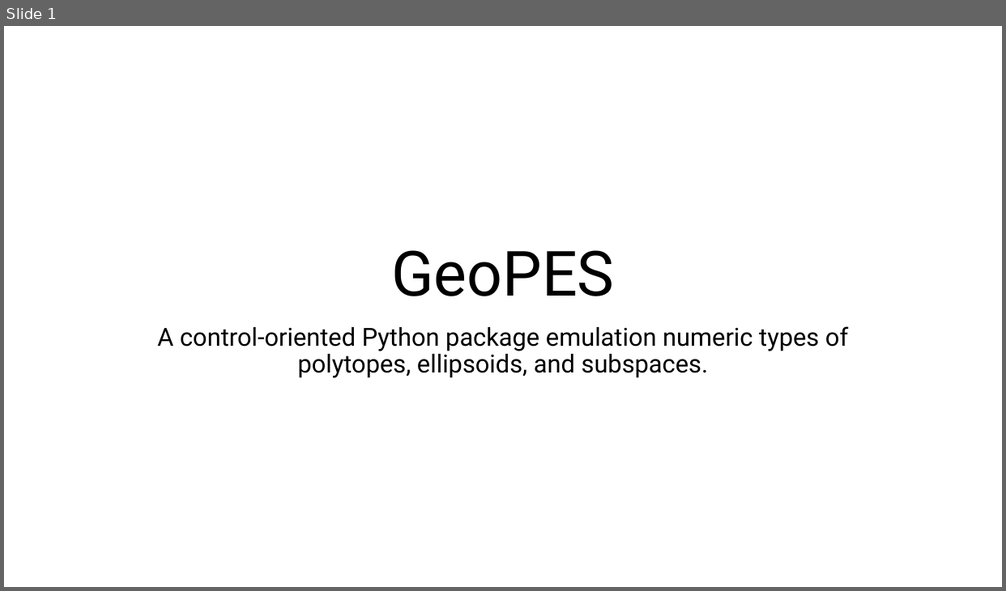
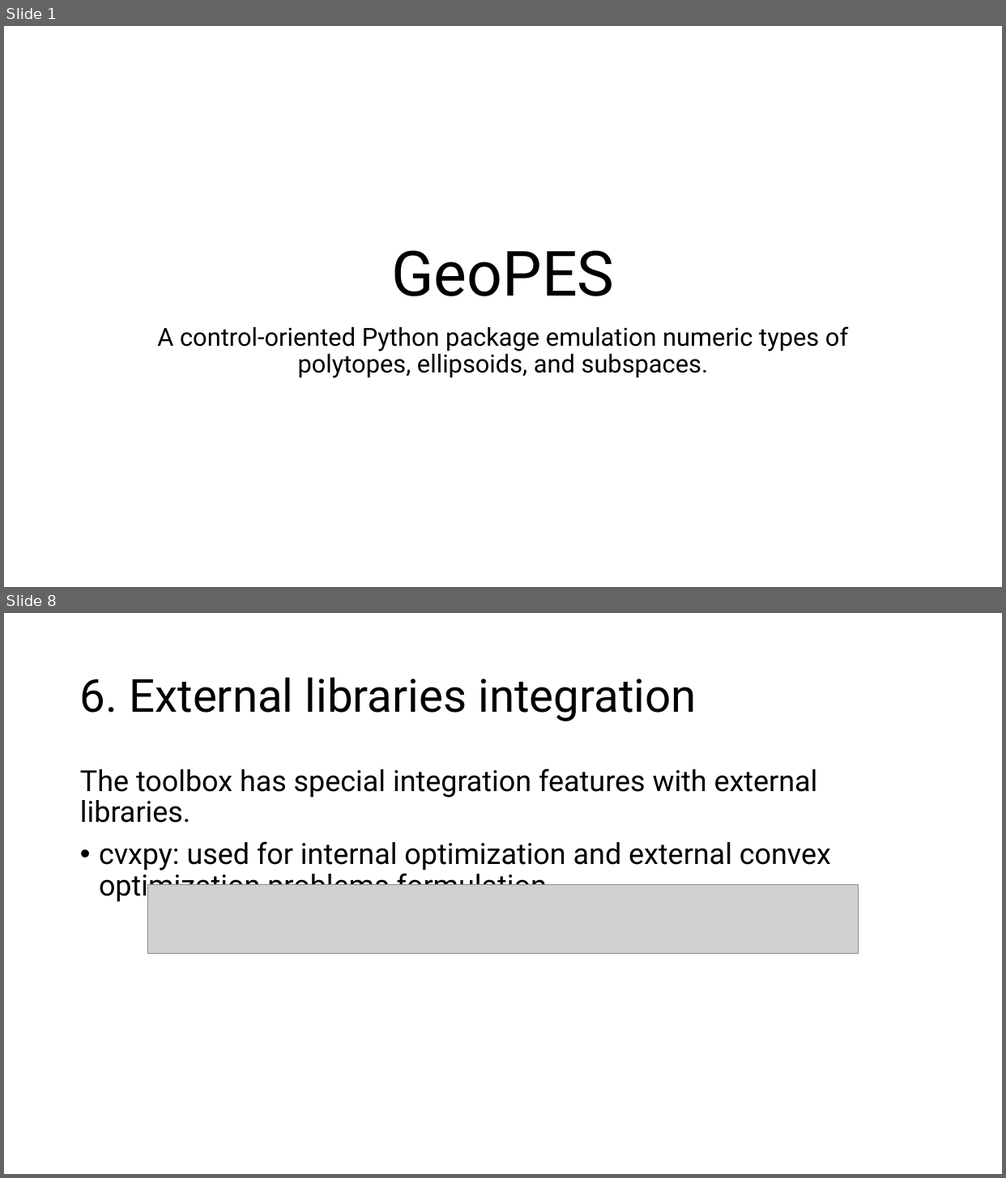
Before and after one commit to bwolleswinkel/geopes, a slide deck: presentation.pptx. Shown one above the other, each under a label of ours: slide 1 before the commit, slides 1 and 8 after it; the slides between them are not shown. The pictures are 1006x591 and 1006x1178 pixels, drawn with LibreOffice and Linux fonts; fonts in the diff are those of the drawing; grey boxes stand for pictures. Boxes give left, top, right and bottom in pixels: in the first picture for what was removed or moved away, otherwise in the second. Text is boxed around its words. In the diff, an @@ line names an element or a change of style, - is before the commit and + after.

```diff
--- a/presentation.pptx
+++ b/presentation.pptx
@@ slide 8 added at (4,613,1002,1174), background #FFFFFF @@
@@ title added at (80,677,696,722), 44 pt, text #000000 @@
+6. External libraries integration
@@ text added at (80,769,831,903), 28 pt, text #000000 @@
+The toolbox has special integration features with external libraries.
+• cvxpy: used for internal optimization and external convex optimization problems formulation.
@@ picture added at (147,885,859,954) @@
```
Also in this commit, not shown: 2 slides changed, 4 other slides added, 1 other file.
